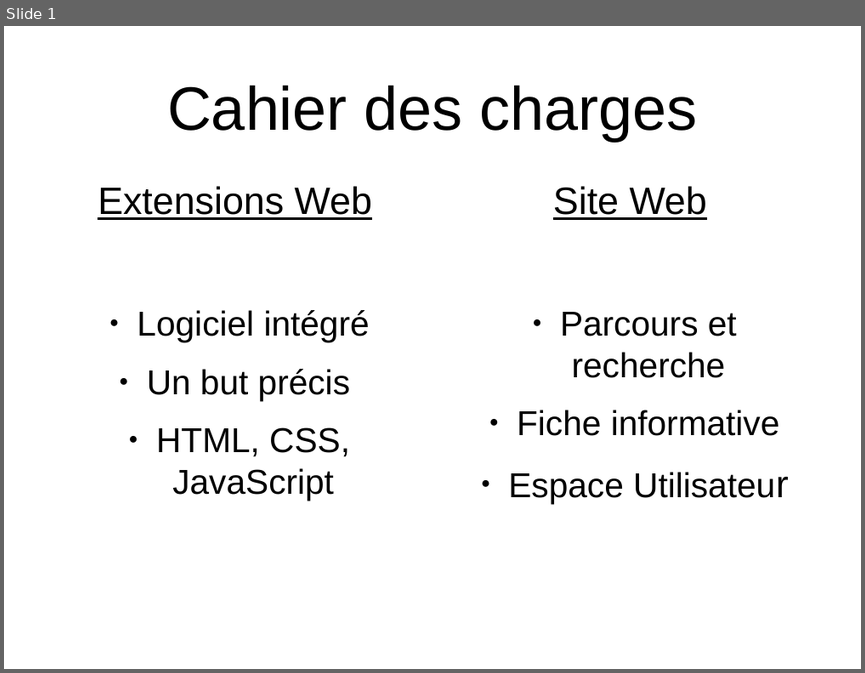
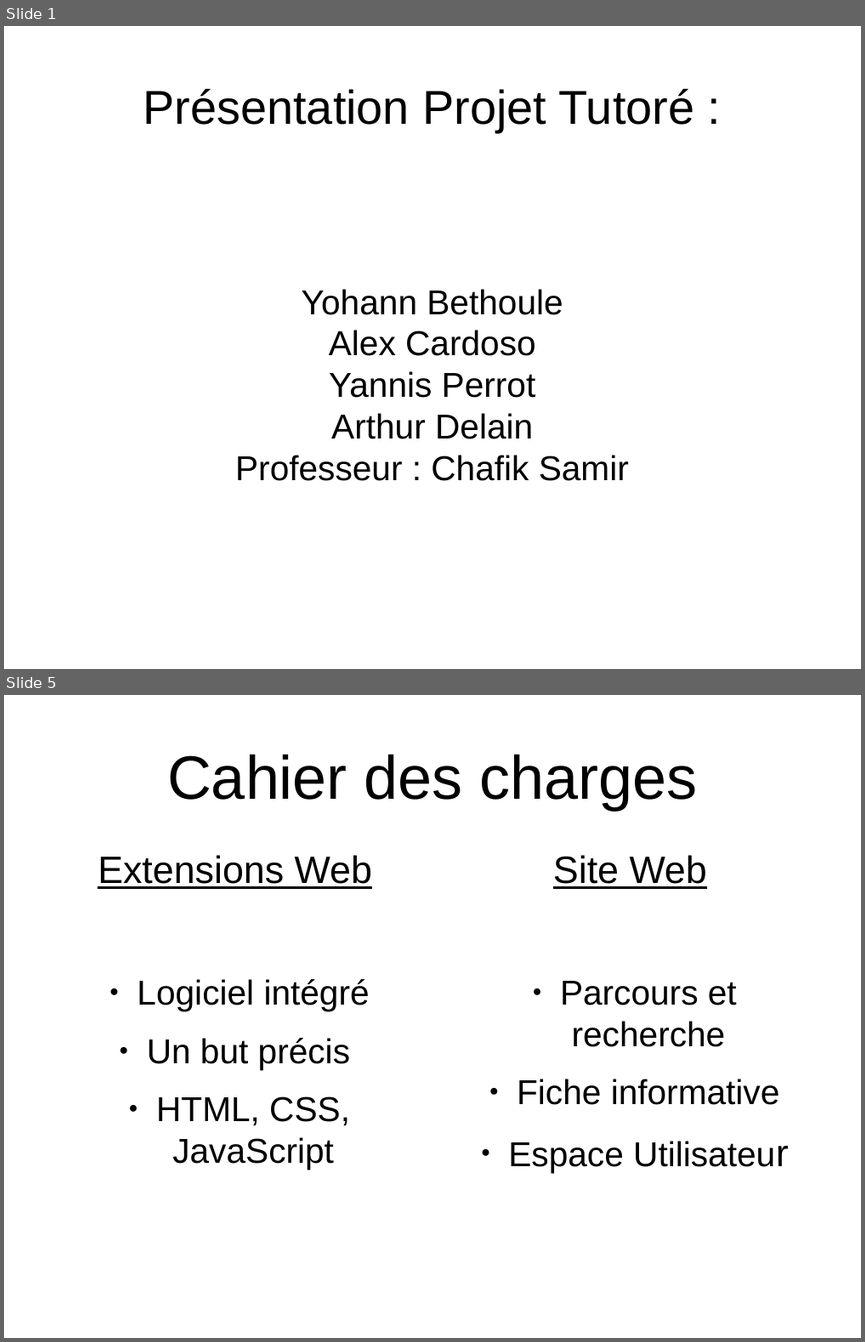
Before and after one commit to YohannBethoule/AnnuaireCollaboratif, a slide deck: doc/diapo_finale.odp. Shown one above the other, each under a label of ours: slide 1 before the commit, slides 1 and 5 after it; the slides between them are not shown. The pictures are 865x673 and 865x1342 pixels, drawn with LibreOffice and Linux fonts; fonts in the diff are those of the drawing. Boxes give left, top, right and bottom in pixels: in the first picture for what was removed or moved away, otherwise in the second. Text is boxed around its words. In the diff, an @@ line names an element or a change of style, - is before the commit and + after.

```diff
--- a/doc/diapo_finale.odp
+++ b/doc/diapo_finale.odp
@@ slide 1 added at (x1=4, y1=26, x2=861, y2=669), background #FFFFFF @@
@@ title added at (x1=143, y1=89, x2=694, y2=132), 44 pt, text #000000 @@
+Présentation Projet Tutoré :
@@ subtitle added at (x1=235, y1=289, x2=629, y2=481), 32 pt, text #000000 @@
+Yohann Bethoule
+Alex Cardoso
+Yannis Perrot
+Arthur Delain
+Professeur : Chafik Samir
@@ what was slide 1 is now slide 5 @@
```
Also in this commit, not shown: 17 other slides added.
